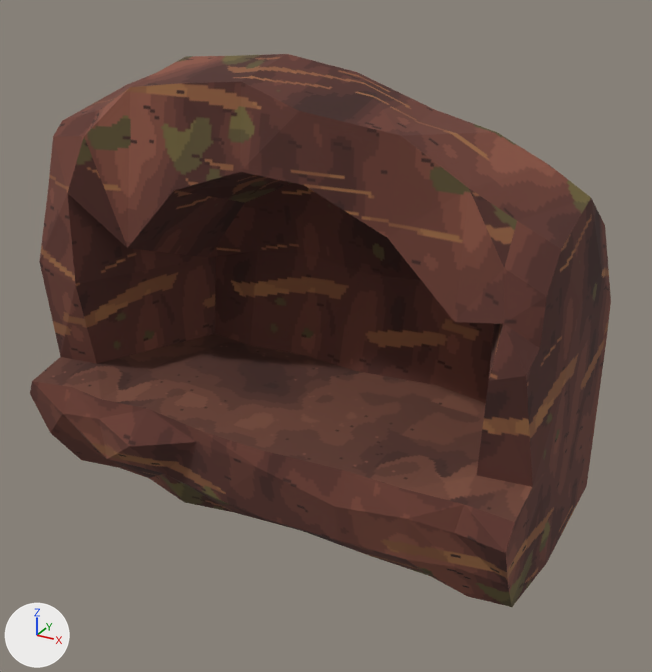
What one commit did to the FBX model output/anthill/models-v1/AN05-earth-niche/SM_AN05_EarthNiche.fbx.
Before and after are seen from a 50 mm camera at (2.39, -4.24, 3.12) aimed at (0.17, -0.2, 1.11). Lighting does not change. The marker at lower left points along +X, +Y and +Z. The first picture is the older version. Where no turn or scale is listed for an object, it has been applied to the vertices.

In view in the first picture: 'AN05a_Earth', 'AN05a_Floor'.
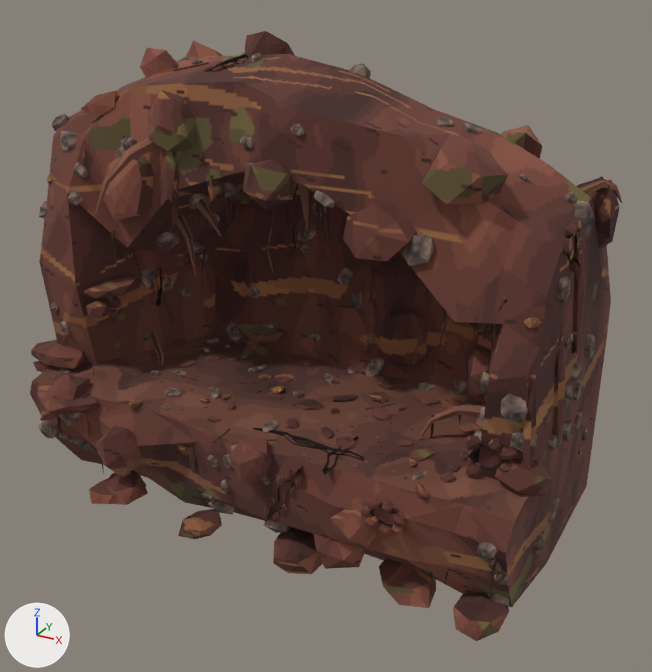
Diff of the bpy script that builds the scene:
```diff
--- a/output/anthill/models-v1/AN05-earth-niche/SM_AN05_EarthNiche.fbx.py
+++ b/output/anthill/models-v1/AN05-earth-niche/SM_AN05_EarthNiche.fbx.py
@@ img_t_ant_root_png @@
+img_t_ant_root_png = load_image('T_Ant_Root.png', '../_kit/tex/T_Ant_Root.png', 256, 256, 'sRGB')
@@ img_t_ant_props_emission_png @@
+img_t_ant_props_emission_png = load_image('T_Ant_Props_Emission.png', '../_kit/tex/T_Ant_Props_Emission.png', 512, 512, 'Non-Color')
@@ img_t_ant_props_png @@
+img_t_ant_props_png = load_image('T_Ant_Props.png', '../_kit/tex/T_Ant_Props.png', 512, 512, 'sRGB')
@@ mat_m_ant_root @@
+mat_m_ant_root = principled_material('M_Ant_Root')
+mat_m_ant_root.texture = img_t_ant_root_png
+mat_m_ant_root.roughness = 1.0
@@ mat_m_ant_props @@
+mat_m_ant_props = bpy.data.materials.new('M_Ant_Props')
+# uses the picture img_t_ant_props_emission_png
+# uses the picture img_t_ant_props_png
@@ me_an05a_earth @@
 # used by ob_an05a_earth; location = (0.0, 0.0, 0.0)
-me_an05a_earth.from_pydata(...)  # 156 vertices, 240 faces; spans x -1.5..1.5, y -0.97..0.75, z 0.0..2.56
+me_an05a_earth.from_pydata(...)  # 2280 vertices, 3622 faces; spans x -1.6..1.59, y -1.12..0.75, z 0.0..2.66
+# me_an05a_earth part 1: 2124 vertices added at x -1.6..1.59, y -1.12..0.64, z 0.0..2.66
+# me_an05a_earth part 2: 12 kept faces spanning x -1.44..1.46, y -0.86..0.55, z 0.0..2.31 get new texture (UV) coordinates
 me_an05a_earth.materials.append(mat_m_ant_earth)
@@ me_an05a_root @@
+me_an05a_root.from_pydata(...)  # 835 vertices, 798 faces; spans x -1.24..1.55, y -0.92..0.38, z 0.05..2.18
+me_an05a_root.materials.append(mat_m_ant_root)  # picture img_t_ant_root_png
@@ me_an05a_props @@
+me_an05a_props.from_pydata(...)  # 2586 vertices, 3801 faces; spans x -1.56..1.56, y -0.97..0.61, z 0.03..2.57
+me_an05a_props.materials.append(mat_m_ant_props)
@@ ob_an05a_root @@
+ob_an05a_root = bpy.data.objects.new('AN05a_Root', me_an05a_root)
+ob_an05a_root.location = (0.0, 0.0, 0.0)
@@ ob_an05a_props @@
+ob_an05a_props = bpy.data.objects.new('AN05a_Props', me_an05a_props)
+ob_an05a_props.location = (0.0, 0.0, 0.0)
```

Boxes [x1, y1, x2, y2] around the edits, measured in the pictures (652 x 672 px):
'AN05a_Earth', reshaped (10% taller): before [30, 54, 611, 607]; after [30, 31, 620, 641]
'AN05a_Props', added: after [38, 52, 596, 606]
'AN05a_Root', added: after [57, 136, 622, 599]
part 1 of me_an05a_earth, added (brown): after [31, 31, 620, 641]
part 2 of me_an05a_earth, surface changed: before [68, 138, 525, 530]; after [68, 138, 525, 521]
